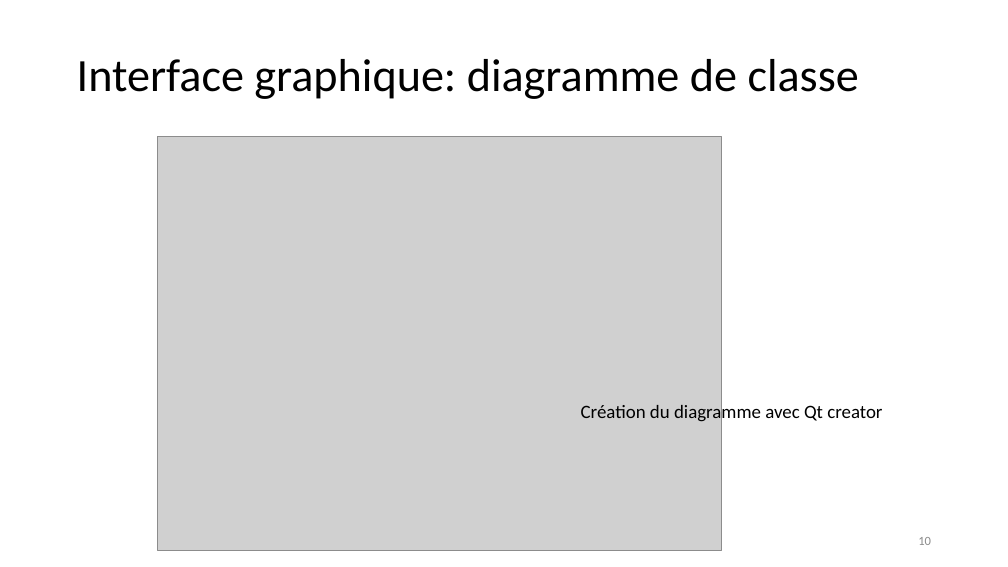
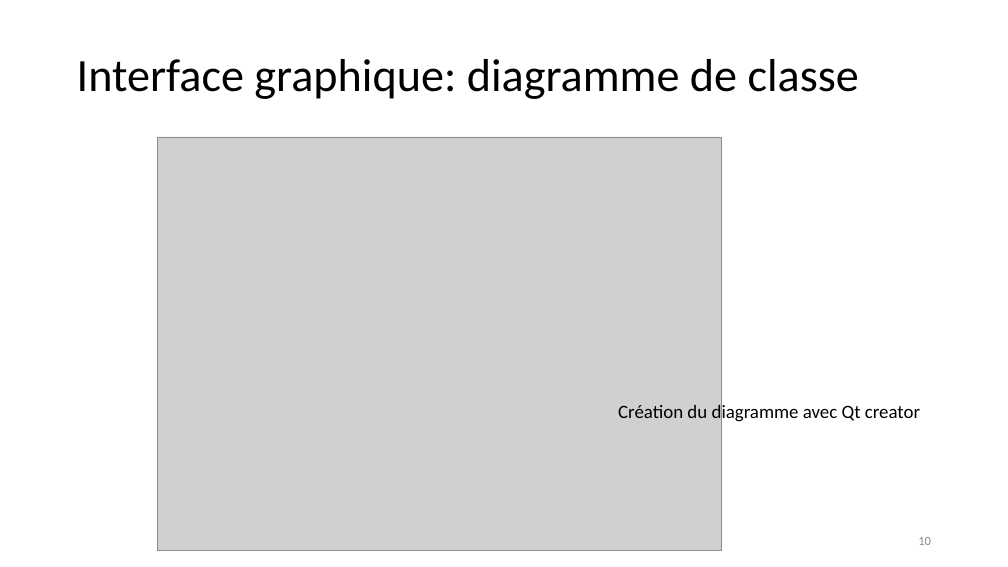
Before and after one commit to jeromelane/WeatherCheckingRpi, a slide deck: slide 10 of weathercheckingrpi/doc/Presentations/projet_meteo_JL_KG_23042019v3.pptx. Drawn at 1008x567 pixels with LibreOffice and Linux fonts; fonts in the diff are those of the drawing; grey boxes stand for pictures. Boxes give left, top, right and bottom in pixels: in the first picture for what was removed or moved away, otherwise in the second. Text is boxed around its words. In the diff, an @@ line names an element or a change of style, - is before the commit and + after.

```diff
--- a/weathercheckingrpi/doc/Presentations/projet_meteo_JL_KG_23042019v3.pptx
+++ b/weathercheckingrpi/doc/Presentations/projet_meteo_JL_KG_23042019v3.pptx
@@ text "Création du diagramme avec Qt ...": place and size @@
-text "Création du diagramme avec Qt ..." at bbox=[581, 402, 882, 423]
+text "Création du diagramme avec Qt ..." at bbox=[618, 402, 920, 423]
```
Also in this commit, not shown: 14 other slides changed, 9 other files.
